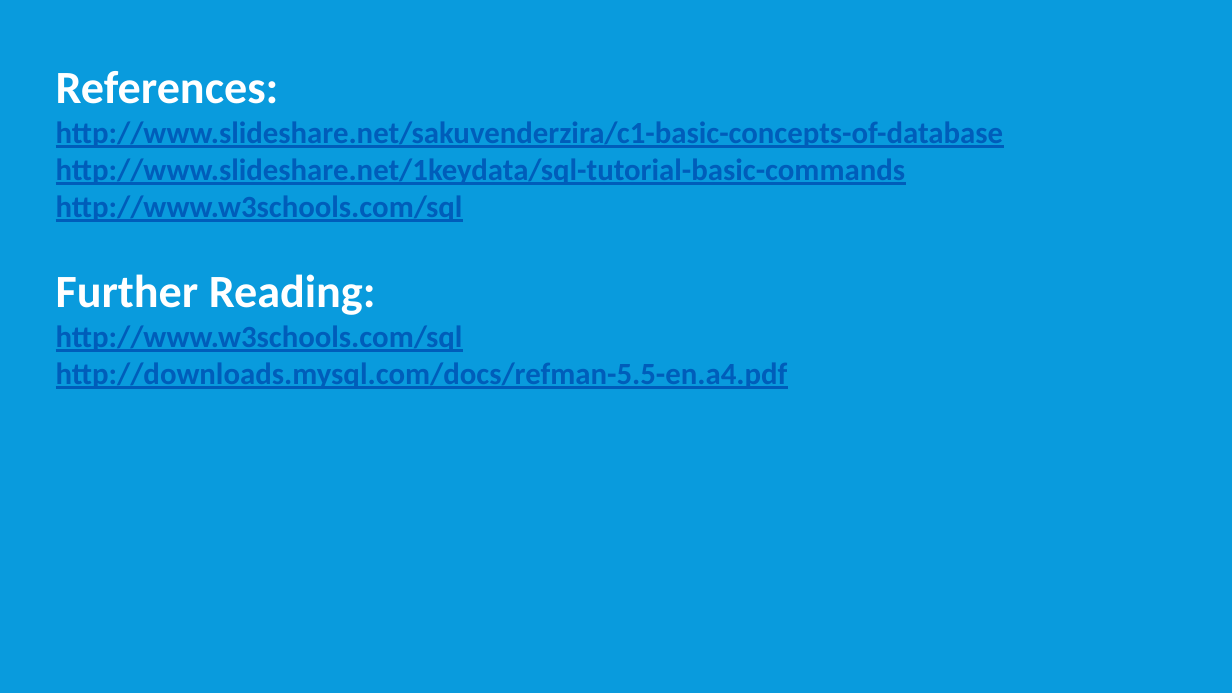
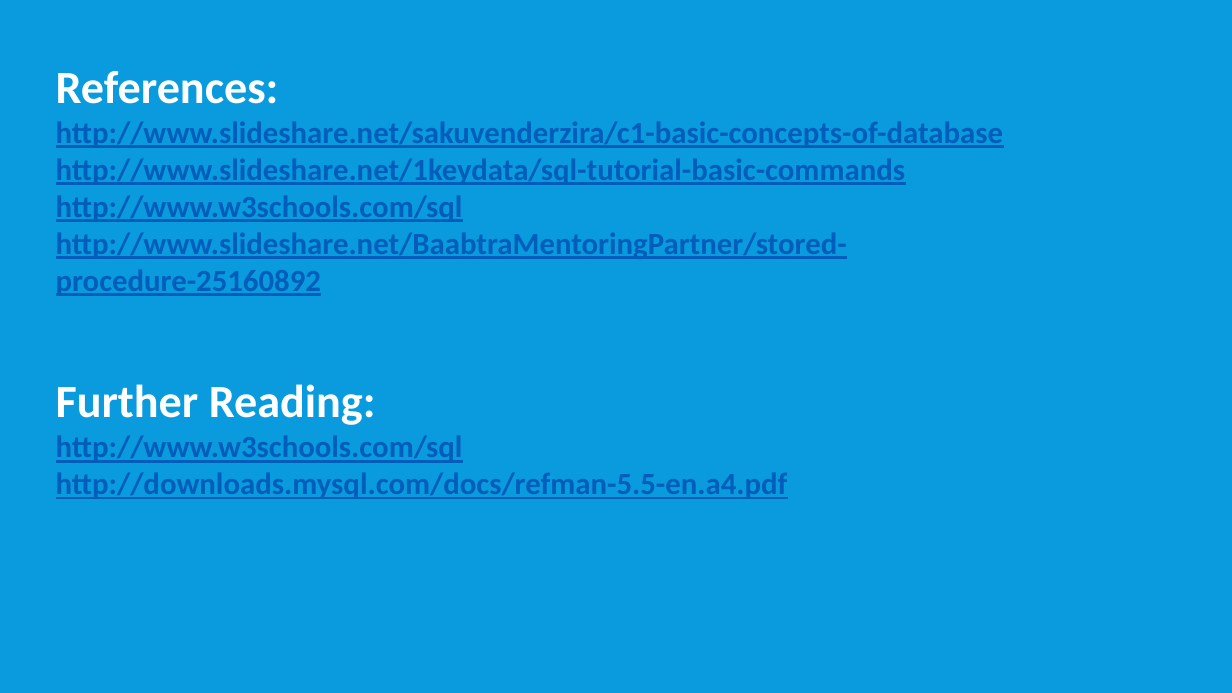
Before and after one commit to nmsgit1234/TechnicalDocs, a slide deck: slide 50 of training/core_java/12_Training_CoreJava_Datbase_Fundamentals.pptx (slide 48 before the commit). Drawn at 1232x693 pixels with LibreOffice and Linux fonts; fonts in the diff are those of the drawing. Boxes give left, top, right and bottom in pixels: in the first picture for what was removed or moved away, otherwise in the second. Text is boxed around its words. In the diff, an @@ line names an element or a change of style, - is before the commit and + after.

```diff
--- a/training/core_java/12_Training_CoreJava_Datbase_Fundamentals.pptx
+++ b/training/core_java/12_Training_CoreJava_Datbase_Fundamentals.pptx
@@ text at (56, 233, 847, 296): paragraph added @@
+http://www.slideshare.net/BaabtraMentoringPartner/stored-procedure-25160892
```
Also in this commit, not shown: 2 slides added, 1 other file.
